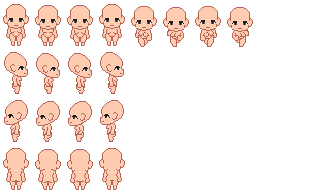
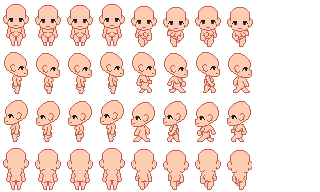
Layered file, before and after one edit (320x192). Changes by layer:
added layer "레이어 3" above "레이어 2 복사 9" over [131,149,252,190]
added layer "레이어 2 복사 9" (1st of 4) above "레이어 2 복사 9" over [131,102,155,142]
added layer "레이어 2 복사 9" (2nd of 4) above "레이어 2 복사 9" over [195,102,219,142]
added layer "레이어 2 복사 9" (3rd of 4) above "레이어 2 복사 9" over [163,101,187,142]
added layer "레이어 2 복사 9" (4th of 4) above "레이어 2 복사 8" over [227,101,251,142]
added layer "레이어 2 복사 8" above "레이어 2 복사 6" over [228,53,252,93]
added layer "레이어 2 복사 6" above "레이어 2 복사 7" over [164,53,188,93]
added layer "레이어 2 복사 7" above "레이어 2 복사 5" over [196,52,220,93]
added layer "레이어 2 복사 5" above "그룹 1" over [132,52,156,93]
added group "그룹 1" with 20 layers above "배경" over [131,52,252,190]
